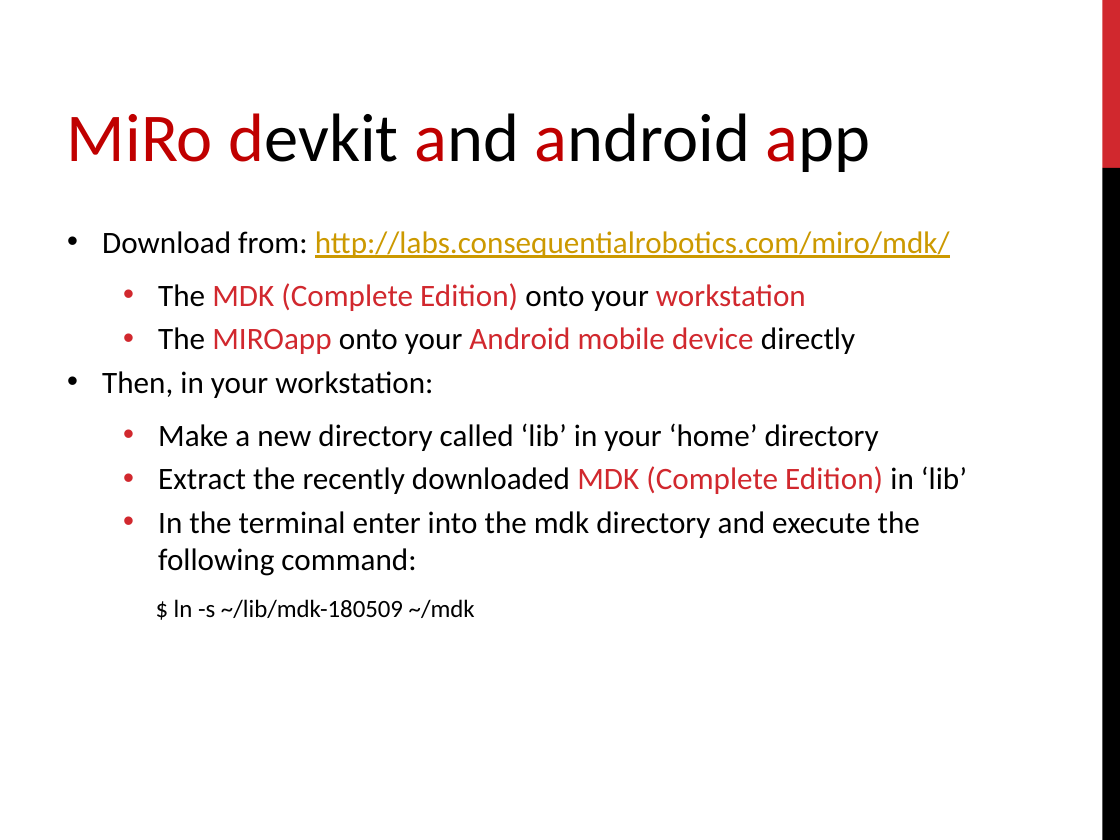
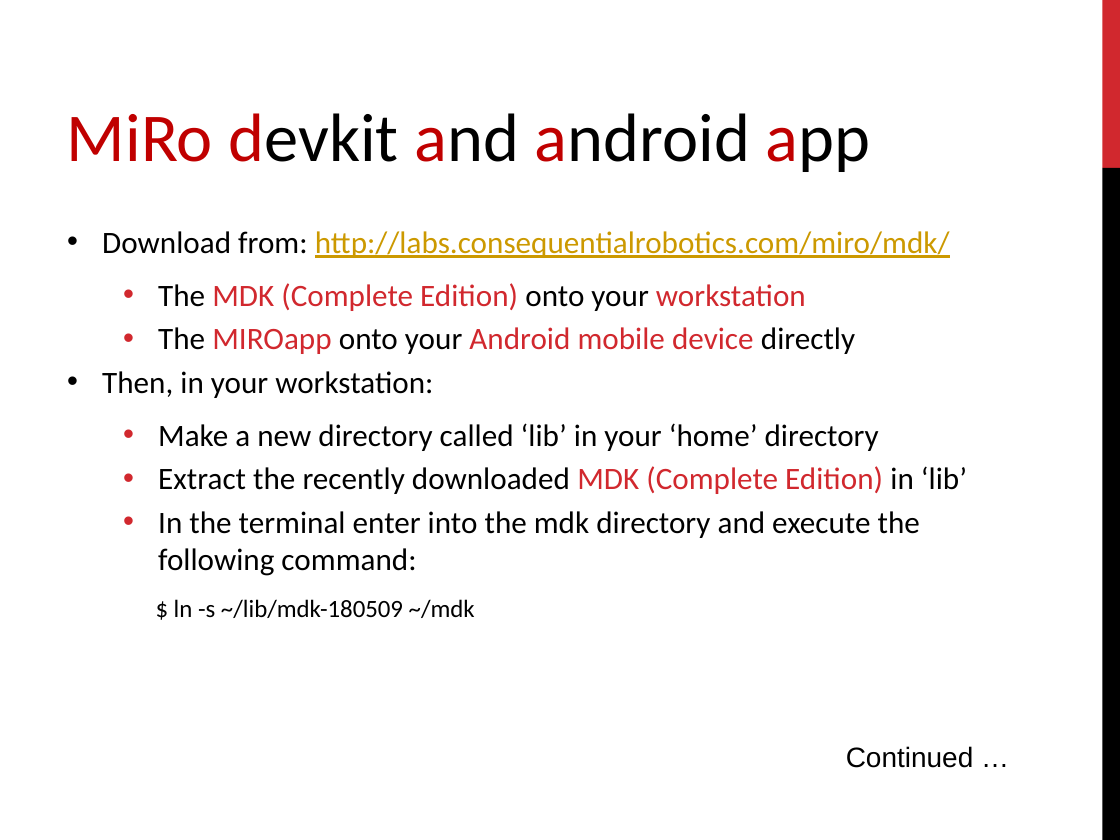
Before and after one commit to EmaroLab/MIRO, a slide deck: slide 8 of MIRO_setup.pptx. Drawn at 1120x840 pixels with LibreOffice and Linux fonts; fonts in the diff are those of the drawing. Boxes give left, top, right and bottom in pixels: in the first picture for what was removed or moved away, otherwise in the second. Text is boxed around its words. In the diff, an @@ line names an element or a change of style, - is before the commit and + after.

```diff
--- a/MIRO_setup.pptx
+++ b/MIRO_setup.pptx
@@ text added at box(846, 746, 974, 768), 18 pt, text #000000 @@
+Continued …
```
Also in this commit, not shown: 1 slide added, 3 other files.
